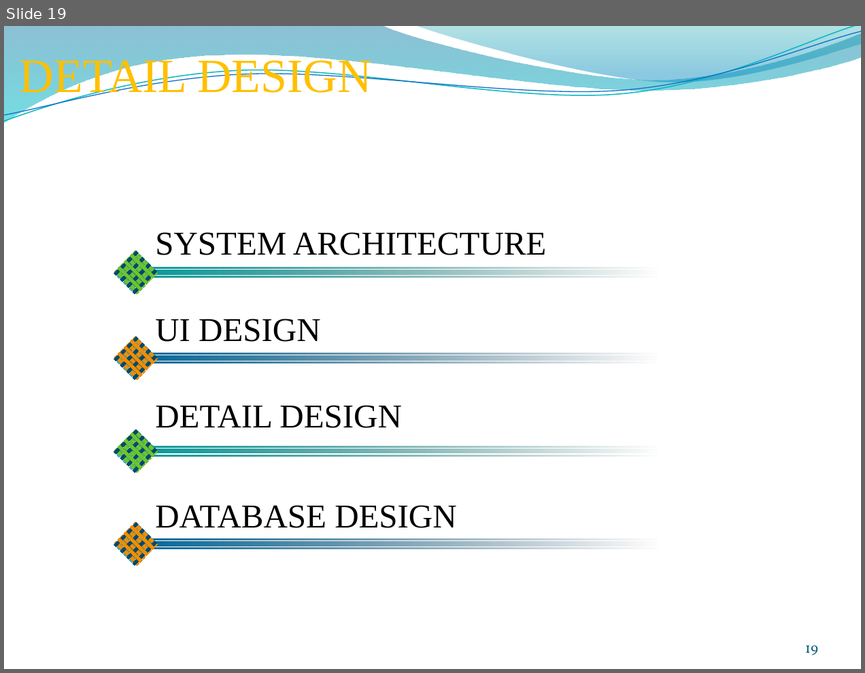
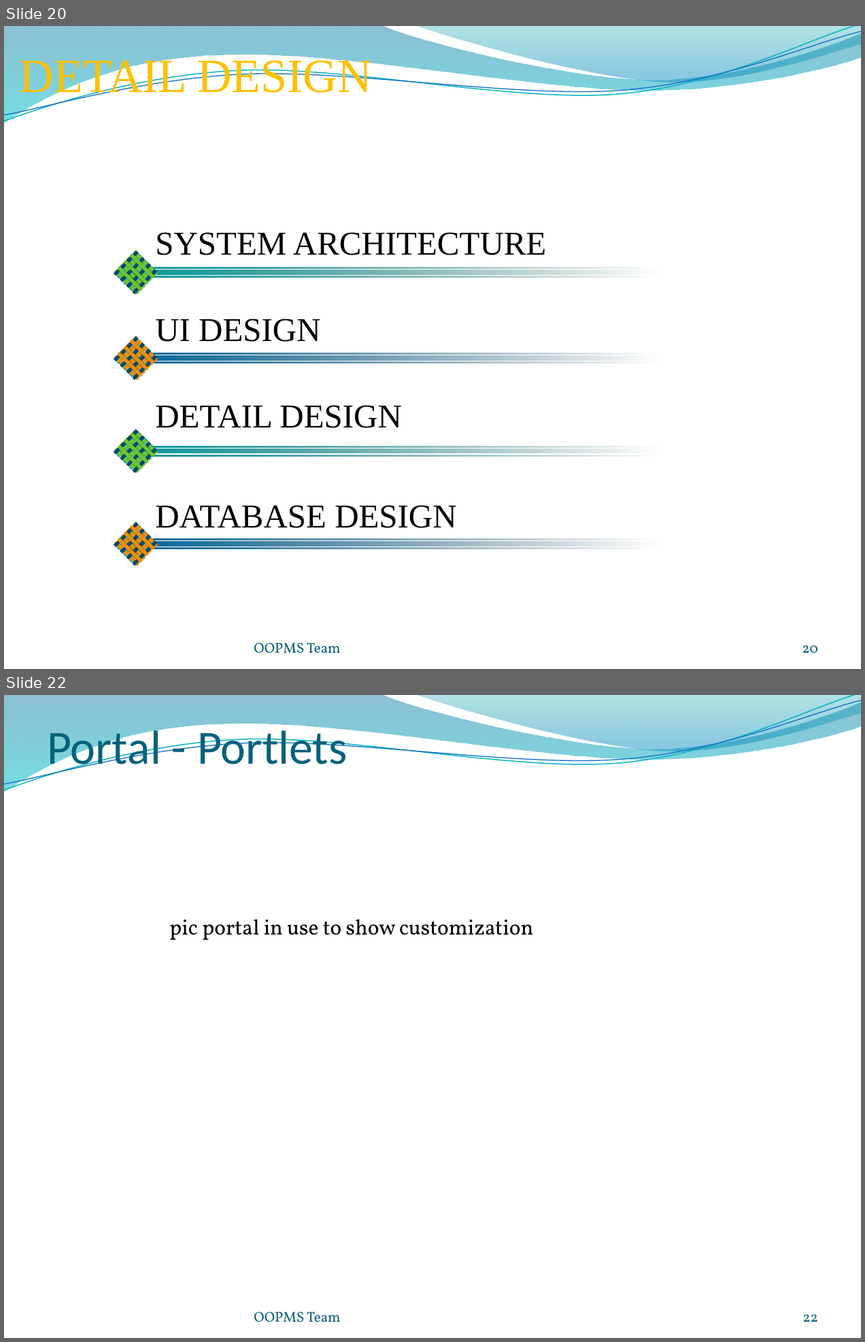
Before and after one commit to gofpattern/oopms, a slide deck: Document/Report/Presentation/OOPMS_Presentation_v1.0.pptx. Shown one above the other, each under a label of ours: slide 19 before the commit, slides 20 and 22 after it; the slides between them are not shown. The pictures are 865x673 and 865x1342 pixels, drawn with LibreOffice and Linux fonts; fonts in the diff are those of the drawing; background and template pictures are left out. Boxes give left, top, right and bottom in pixels: in the first picture for what was removed or moved away, otherwise in the second. Text is boxed around its words. In the diff, an @@ line names an element or a change of style, - is before the commit and + after.

```diff
--- a/Document/Report/Presentation/OOPMS_Presentation_v1.0.pptx
+++ b/Document/Report/Presentation/OOPMS_Presentation_v1.0.pptx
@@ slide 22 added at [4,695,861,1338], background picture (left out); not listed: 4 template elements that a slide beside it also shows @@
@@ title added at [47,724,347,775], 40 pt, text #04617B @@
+Portal - Portlets
@@ text added at [169,919,533,940], 18 pt, text #000000 @@
+pic portal in use to show customization
@@ text added at [254,1311,341,1322], 12 pt, text #045D75 @@
+OOPMS Team
@@ page number added at [802,1314,818,1321], 12 pt, text #045D75 @@
+22
@@ what was slide 19 is now slide 20 @@
@@ slide 20 changed as well @@
@@ text added at [254,642,341,653], 12 pt, text #045D75 @@
+OOPMS Team
@@ page number at [802,645,818,652]: text changed @@
-19
+20
```
Also in this commit, not shown: 30 other slides changed, 5 other slides added, 1 other file.
